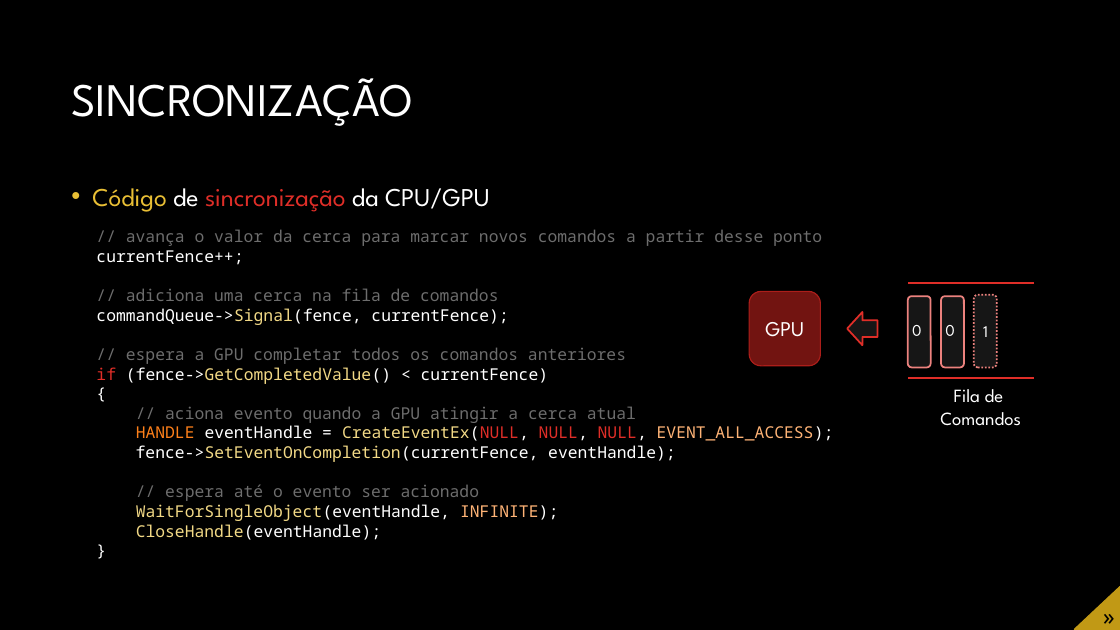
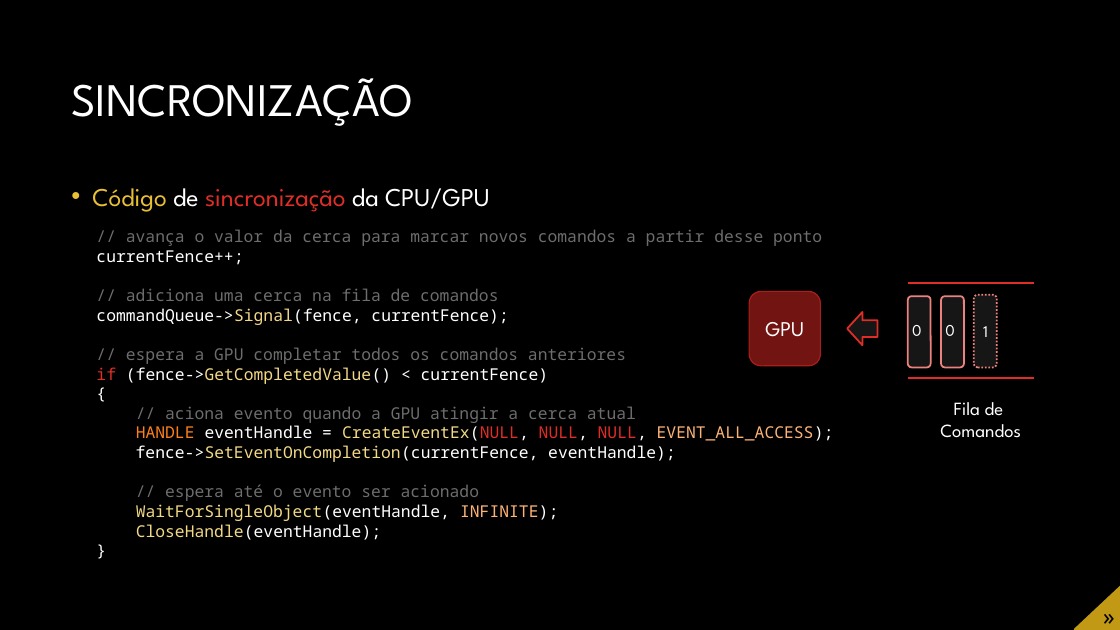
Before and after one commit to JudsonSS/CG, a slide deck: slide 30 of Slides/05. Infraestrutura do DirectX.pptx (slide 29 before the commit). Drawn at 1120x630 pixels with LibreOffice and Linux fonts; fonts in the diff are those of the drawing; background and template pictures are left out. Boxes give left, top, right and bottom in pixels: in the first picture for what was removed or moved away, otherwise in the second. Text is boxed around its words. In the diff, an @@ line names an element or a change of style, - is before the commit and + after.

```diff
--- a/Slides/05. Infraestrutura do DirectX.pptx
+++ b/Slides/05. Infraestrutura do DirectX.pptx
@@ text "Fila de Comandos": place and size @@
-text "Fila de Comandos" at <box>940,389,1021,426</box>
+text "Fila de Comandos" at <box>940,402,1021,438</box>
```
Also in this commit, not shown: 6 other slides changed, 1 slide added.
